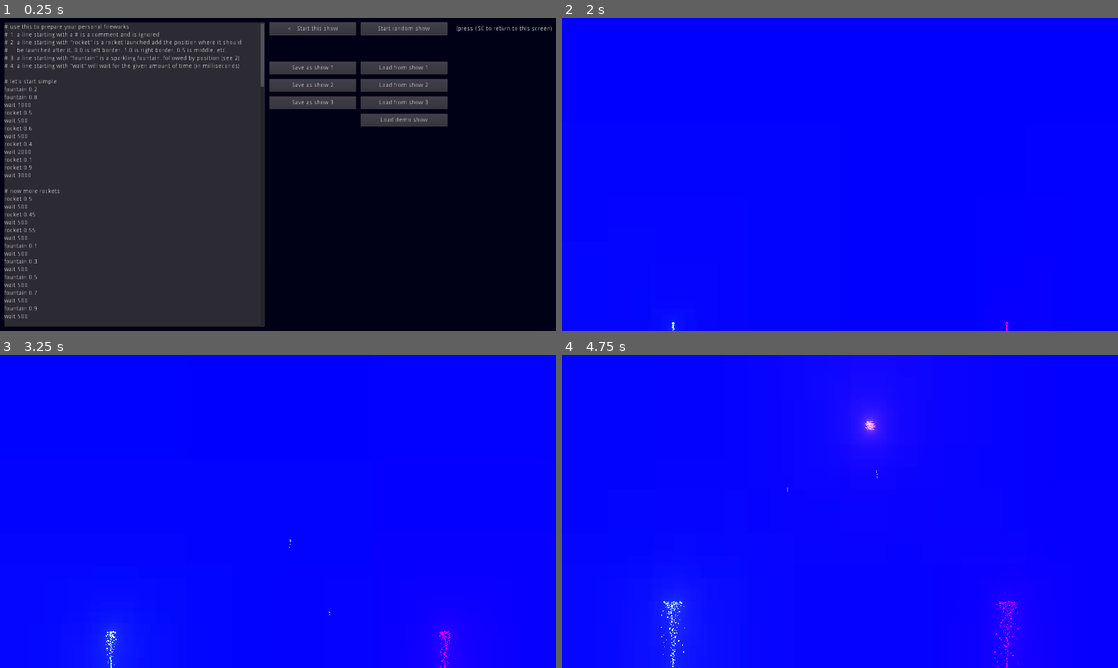
Above: before the commit, frames 1-4 (two rows, left to right).
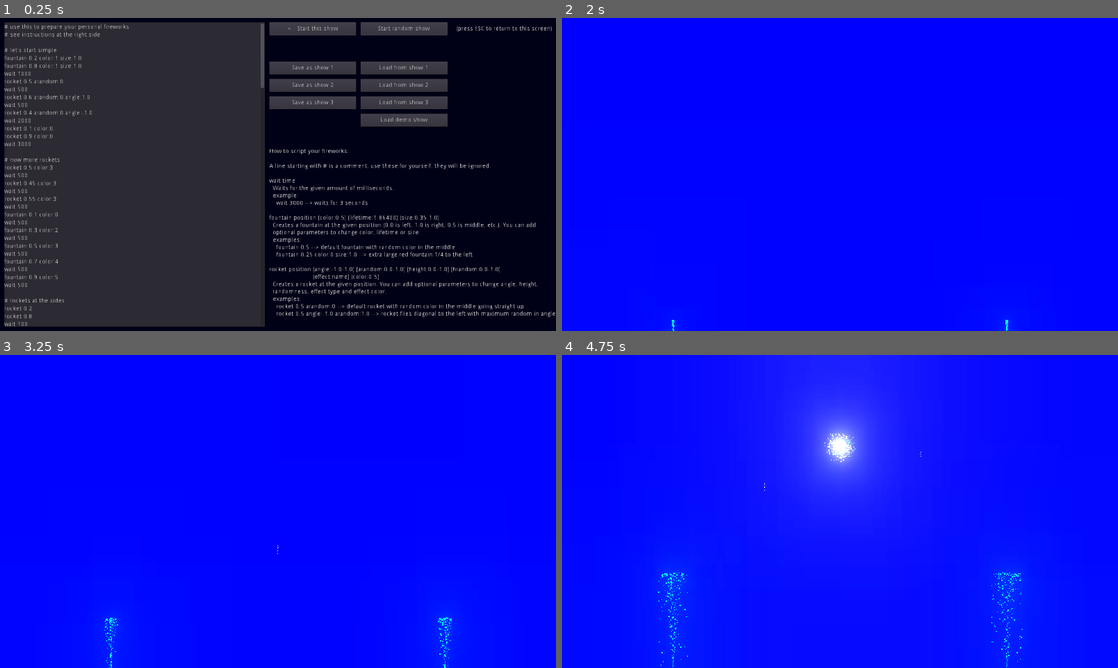
Above: after the commit, the same moments.

Repository: hinek/fireworks2020
Game: Godot game, scene res://SetupScreen.tscn
The game is run twice, just before and just after one commit, with the same random seed, the same clock (stepped at 60 frames per second) and the same inputs.
Inputs:
- Up to frame 1 (0.25 s): no input
- Up to frame 2 (2 s): click "Load demo show" at 0.5 s; click "<-- Start this show" at 1.25 s
- Up to frame 3 (3.25 s): no input
- Up to frame 4 (4.75 s): no input

The runs differ from the first frame. In frame 1, 5.3% of the frame differs, in the area x 0-100%, y 4-99%; in frame 2, less than 0.1%; in frame 3, 1.0%; in frame 4, 11%, in the area x 17-85%, y 0-100%.

Commit message:
Added optional parameters to orchestration to give user more control

Diff:
--- a/game/PlayFireworks.gd
+++ b/game/PlayFireworks.gd
@@ -4,7 +4,6 @@
 var random_mode = true
 var orchestration_array = []
 var orchestration_index = 0
-var split_instruction = RegEx.new()
 
 
 onready var timer = $Timer
@@ -17,7 +16,6 @@
 	if random_mode:
 		continue_random()
 	else:
-		split_instruction.compile("(\\w+)( ([^\\s]+))+")
 		orchestration_array = Settings.current_show.split("\n")
 		continue_orchestration()
 
@@ -38,8 +36,6 @@
 func continue_random():
 	var newRocket = load("res://fireworks/Rocket.tscn").instance()
 	newRocket.position = Vector2(rand_range(180, 1100), 720)
-	newRocket.rotation_degrees = rand_range(-5, 5)
-	newRocket.linear_velocity = Vector2(0, rand_range(-350, -400))
 	add_child(newRocket)
 
 	var newFountain = load("res://fireworks/Fountain.tscn").instance()
@@ -60,27 +56,24 @@
 
 
 func execute_instruction(instruction):
-	var result = split_instruction.search(instruction)
-	if result == null || result.get_group_count() < 2 || instruction.begins_with("#"):
+	var result = instruction.split(" ", false)
+	if result == null || result.size() < 2 || result[0].begins_with("#"):
 		continue_orchestration()
 		return
-	var command = result.strings[1].to_lower()
+	var command = result[0].to_lower()
 
-	if command == "fountain":
-		var x = float(result.strings[2])
-		var newFountain = load("res://fireworks/Fountain.tscn").instance()
-		newFountain.position = Vector2(screen_width * x, screen_height)
-		add_child(newFountain)
-	elif command == "rocket":
-		var x = float(result.strings[2])
-		var newRocket = load("res://fireworks/Rocket.tscn").instance()
-		newRocket.position = Vector2(screen_width * x, screen_height)
-		newRocket.rotation_degrees = rand_range(-5, 5)
-		newRocket.linear_velocity = Vector2(0, rand_range(-350, -400))
-		add_child(newRocket)
+	if command == "fountain" || command == "rocket":
+		var x = float(result[1])
+		var newFirework = load("res://fireworks/" + command + ".tscn").instance()
+		newFirework.position = Vector2(screen_width * x, screen_height)
+		for i in range(2, result.size()):
+			var set = result[i].split(":")
+			if (set.size() == 2):
+				newFirework.set_attribute(set[0], set[1])
+		add_child(newFirework)
 
 	if command == "wait":
-		var time_ms = float(result.strings[2])
+		var time_ms = float(result[1])
 		timer.wait_time = time_ms / 1000
 		timer.start()
 	else:
--- a/game/SetupScreen.gd
+++ b/game/SetupScreen.gd
@@ -29,42 +29,38 @@
 
 func _on_LoadDemo_pressed():
 	$TextEdit.text = """# use this to prepare your personal fireworks
-# 1. a line starting with a # is a comment and is ignored
-# 2. a line starting with \"rocket\" is a rocket launched add the position where it should
-#     be launched after it, 0.0 is left border, 1.0 is right border, 0.5 is middle, etc.
-# 3. a line starting with \"fountain\" is a sparkling fountain, followed by position (see 2)
-# 4. a line starting with \"wait\" will wait for the given amount of time (in milliseconds)
+# see instructions at the right side
 
 # let's start simple
-fountain 0.2
-fountain 0.8
-wait 1000
-rocket 0.5
-wait 500
-rocket 0.6
-wait 500
-rocket 0.4
+fountain 0.2 color:1 size:1.0
+fountain 0.8 color:1 size:1.0
+wait 1000
+rocket 0.5 arandom:0
+wait 500
+rocket 0.6 arandom:0 angle:1.0
+wait 500
+rocket 0.4 arandom:0 angle:-1.0
 wait 2000
-rocket 0.1
-rocket 0.9
+rocket 0.1 color:0
+rocket 0.9 color:0
 wait 3000
 
 # now more rockets
-rocket 0.5
-wait 500
-rocket 0.45
-wait 500
-rocket 0.55
-wait 500
-fountain 0.1
-wait 500
-fountain 0.3
-wait 500
-fountain 0.5
-wait 500
-fountain 0.7
-wait 500
-fountain 0.9
+rocket 0.5 color:3
+wait 500
+rocket 0.45 color:3
+wait 500
+rocket 0.55 color:3
+wait 500
+fountain 0.1 color:0
+wait 500
+fountain 0.3 color:2
+wait 500
+fountain 0.5 color:3
+wait 500
+fountain 0.7 color:4
+wait 500
+fountain 0.9 color:5
 wait 500
 
 # rockets at the sides
@@ -149,40 +145,40 @@
 wait 3000
 
 # more fountains
-fountain 0.1
-fountain 0.9
-wait 800
-fountain 0.2
-fountain 0.8
-wait 800
-fountain 0.3
-fountain 0.7
-wait 800
-fountain 0.4
-fountain 0.6
-wait 800
-fountain 0.5
-fountain 0.5
+fountain 0.1 color:0
+fountain 0.9 color:0
+wait 800
+fountain 0.2 color:1
+fountain 0.8 color:1
+wait 800
+fountain 0.3 color:2
+fountain 0.7 color:2
+wait 800
+fountain 0.4 color:3
+fountain 0.6 color:3
+wait 800
+fountain 0.5 color:4
+fountain 0.5 color:4
 rocket 0.15
 rocket 0.85
 wait 800
-fountain 0.6
-fountain 0.4
-rocket 0.25
-rocket 0.75
-wait 800
-fountain 0.7
-fountain 0.3
+fountain 0.6 color:1
+fountain 0.4 color:1
+rocket 0.25
+rocket 0.75
+wait 800
+fountain 0.7 color:2
+fountain 0.3 color:2
 rocket 0.35
 rocket 0.65
 wait 800
-fountain 0.8
-fountain 0.2
+fountain 0.8 color:3
+fountain 0.2 color:3
 rocket 0.45
 rocket 0.55
 wait 800
-fountain 0.9
-fountain 0.1
+fountain 0.9 color:4
+fountain 0.1 color:4
 wait 3000
 
 # rockets inwards
--- a/game/SetupScreen.tscn
+++ b/game/SetupScreen.tscn
@@ -116,6 +116,38 @@
 __meta__ = {
 "_edit_use_anchors_": false
 }
+
+[node name="Instructions" type="Label" parent="."]
+margin_left = 620.0
+margin_top = 300.0
+margin_right = 1279.0
+margin_bottom = 710.0
+text = "How to script your fireworks:
+
+A line starting with # is a comment, use these for yourself, they will be ignored.
+
+wait time
+  Waits for the given amount of milliseconds.
+  example:
+    wait 3000 --> waits for 3 seconds
+
+fountain position [color:0-5] [lifetime:1-86400] [size:0.35-1.0]
+  Creates a fountain at the given position (0.0 is left, 1.0 is right, 0.5 is middle, etc.). You can add
+  optional parameters to change color, lifetime or size.
+  examples:
+    fountain 0.5 --> default fountain with random color in the middle
+    fountain 0.25 color:0 size:1.0 --> extra large red fountain 1/4 to the left
+
+rocket position [angle:-1.0-1.0] [arandom:0.0-1.0] [height:0.0-1.0] [hrandom:0.0-1.0]
+                         [effect:name] [color:0-5]
+  Creates a rocket at the given position. You can add optional parameters to change angle, height,
+  randomness, effect type and effect color.
+  examples:
+    rocket 0.5 arandom:0 --> default rocket with random color in the middle going straight up
+    rocket 0.5 angle:-1.0 arandom:1.0 --> rocket flies diagonal to the left with maximum random in angle"
+__meta__ = {
+"_edit_use_anchors_": false
+}
 [connection signal="pressed" from="StartOrchestrated" to="." method="_on_StartOrchestrated_pressed"]
 [connection signal="pressed" from="StartRandom" to="." method="_on_StartRandom_pressed"]
 [connection signal="pressed" from="SaveShow1" to="." method="_on_SaveShow_pressed" binds= [ 1 ]]
--- a/game/colors/2.tres
+++ b/game/colors/2.tres
@@ -2,4 +2,4 @@
 
 [resource]
 offsets = PoolRealArray( 0, 0.7, 1 )
-colors = PoolColorArray( 0, 0, 1, 1, 0, 0, 1, 1, 1, 1, 1, 0 )
+colors = PoolColorArray( 0, 0, 1, 1, 0, 0, 1, 1, 0, 0, 0, 0 )
--- a/game/colors/3.tres
+++ b/game/colors/3.tres
@@ -2,4 +2,4 @@
 
 [resource]
 offsets = PoolRealArray( 0, 0.7, 1 )
-colors = PoolColorArray( 1, 1, 0, 1, 1, 1, 0, 1, 1, 1, 1, 0 )
+colors = PoolColorArray( 1, 1, 0, 1, 1, 1, 0, 1, 0, 0, 0, 0 )
--- a/game/colors/4.tres
+++ b/game/colors/4.tres
@@ -2,4 +2,4 @@
 
 [resource]
 offsets = PoolRealArray( 0, 0.7, 1 )
-colors = PoolColorArray( 1, 0, 1, 1, 1, 0, 1, 1, 1, 1, 1, 0 )
+colors = PoolColorArray( 1, 0, 1, 1, 1, 0, 1, 1, 0, 0, 0, 0 )
--- a/game/colors/5.tres
+++ b/game/colors/5.tres
@@ -2,4 +2,4 @@
 
 [resource]
 offsets = PoolRealArray( 0, 0.7, 1 )
-colors = PoolColorArray( 0, 1, 1, 1, 0, 1, 1, 1, 1, 1, 1, 0 )
+colors = PoolColorArray( 0, 1, 1, 1, 0, 1, 1, 1, 0, 0, 0, 0 )
--- a/game/fireworks/Explosion.gd
+++ b/game/fireworks/Explosion.gd
@@ -1,4 +1,7 @@
 extends Node2D
+
+
+export var color_set = -1 # -1 == random
 
 
 onready var particles = $Particles
@@ -6,10 +9,8 @@
 
 func _ready():
 	particles.one_shot = true
-	var color = randi() % 6
-	particles.color_ramp = load(str("res://colors/" + str(color) + ".tres"))
-	particles.hue_variation = 0.3
-	particles.hue_variation_random = 0.5
+	var color_number = color_set if (color_set >= 0 && color_set < 6) else randi() % 6
+	particles.color_ramp = load(str("res://colors/" + str(color_number) + ".tres"))
 	$AudioStreamPlayer.play()
 
 
--- a/game/fireworks/Fountain.gd
+++ b/game/fireworks/Fountain.gd
@@ -1,7 +1,11 @@
 extends Node2D
 
 
-var lifetime = 10
+export var color_set = -1          # -1 == random
+export var lifetime_seconds = 10
+export var size_percent = 0.8
+
+
 var target_velocity = 200
 
 
@@ -9,15 +13,23 @@
 onready var audio = $AudioStreamPlayer
 
 
+func set_attribute(name, value):
+	if name == "color":
+		color_set = clamp(int(value), 0, 5)
+	elif name == "lifetime":
+		lifetime_seconds = clamp(float(value), 1.0, 86400)
+	elif name == "size":
+		size_percent = clamp(float(value), 0.35, 1.0)
+
+
 func _ready():
-	var color = randi() % 6
-	particles.color_ramp = load(str("res://colors/" + str(color) + ".tres"))
-	particles.hue_variation = 0.3
-	particles.hue_variation_random = 0.5
+	target_velocity = 250 * size_percent
+	var color_number = color_set if (color_set >= 0 && color_set < 6) else randi() % 6
+	particles.color_ramp = load(str("res://colors/" + str(color_number) + ".tres"))
 	particles.initial_velocity = target_velocity / 10
 	audio.volume_db = -20
 	audio.play()
-	$Timer.start(lifetime)
+	$Timer.start(lifetime_seconds)
 
 
 func _process(delta):
--- a/game/fireworks/Fountain.tscn
+++ b/game/fireworks/Fountain.tscn
@@ -16,6 +16,8 @@
 scale_amount = 3.0
 scale_amount_random = 1.0
 color_ramp = ExtResource( 2 )
+hue_variation = 0.15
+hue_variation_random = 0.5
 __meta__ = {
 "_editor_description_": ""
 }
--- a/game/fireworks/Rocket.gd
+++ b/game/fireworks/Rocket.gd
@@ -1,14 +1,43 @@
 extends RigidBody2D
 
 
+export var angle_modifier_percent = 0.0    # 0.0 = center / -1.0 left / 1.0 right
+export var angle_random_percent = 0.5      # 0.0 = no random / 1.0 = max random
+
+export var height_modifier_percent = 0.8   # 0.0 = min height / 1.0 = max height
+export var height_random_percent = 0.5     # 0.0 = no random / 1.0 = max random
+
+export var effect_name = "Explosion2"
+export var effect_color_set = -1           # -1 == random
+
+
+func set_attribute(name, value):
+	if name == "angle":
+		angle_modifier_percent = clamp(float(value), -1.0, 1.0)
+	elif name == "arandom":
+		angle_random_percent = clamp(float(value), 0.0, 1.0)
+	elif name == "height":
+		height_modifier_percent = clamp(float(value), 0.0, 1.0)
+	elif name == "hrandom":
+		height_random_percent = clamp(float(value), 0.0, 1.0)
+	elif name == "effect":
+		effect_name = value
+	elif name == "color":
+		effect_color_set = clamp(int(value), 0, 5)
+
+
 func _ready():
+	rotation_degrees = 5 * angle_modifier_percent + rand_range(-angle_random_percent * 3, angle_random_percent * 3)
+	var height = height_modifier_percent * 100 + 300 + rand_range(-height_random_percent * 30, height_random_percent * 30)
+	linear_velocity = Vector2(0, -height)
 	linear_velocity = Vector2(0, linear_velocity.y).rotated(rotation)
 	$AudioStreamPlayer.play()
 
 
 func _process(delta):
 	if linear_velocity.y > -100:
-		var explosion = load("res://fireworks/Explosion2.tscn").instance()
-		explosion.position = position
-		get_parent().add_child(explosion)
+		var effect = load("res://fireworks/" + effect_name + ".tscn").instance()
+		effect.position = position
+		effect.color_set = effect_color_set
+		get_parent().add_child(effect)
 		queue_free()
--- a/game/project.godot
+++ b/game/project.godot
@@ -27,7 +27,6 @@
 
 window/size/width=1280
 window/size/height=720
-window/size/fullscreen=true
 window/stretch/mode="2d"
 window/stretch/aspect="keep"
 
Not shown, changed: releases/itch.io/index.pck
Not shown, added: releases/win/Fireworks2020.exe
Not shown, added: releases/win/Fireworks2020.pck
